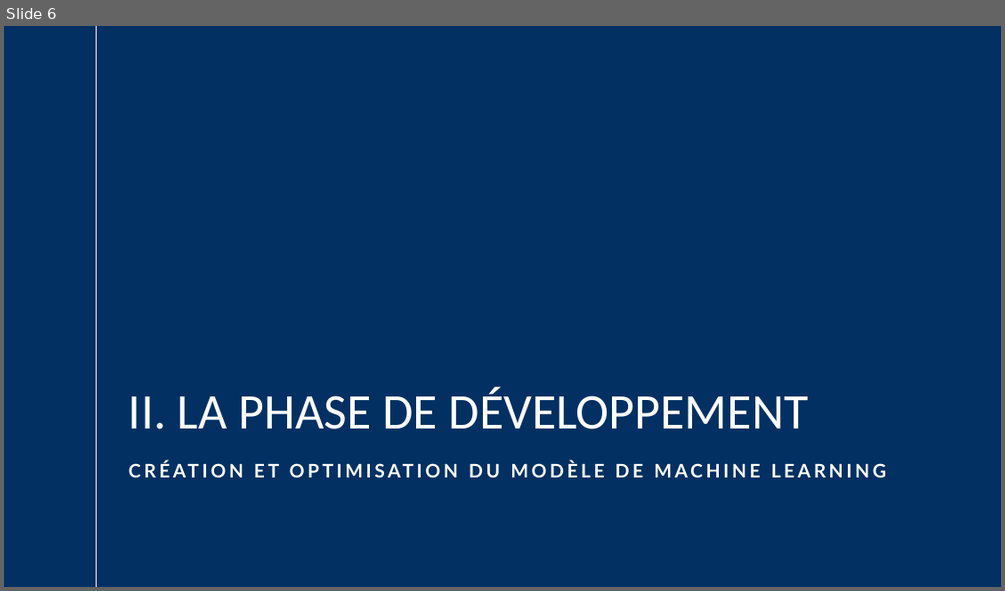
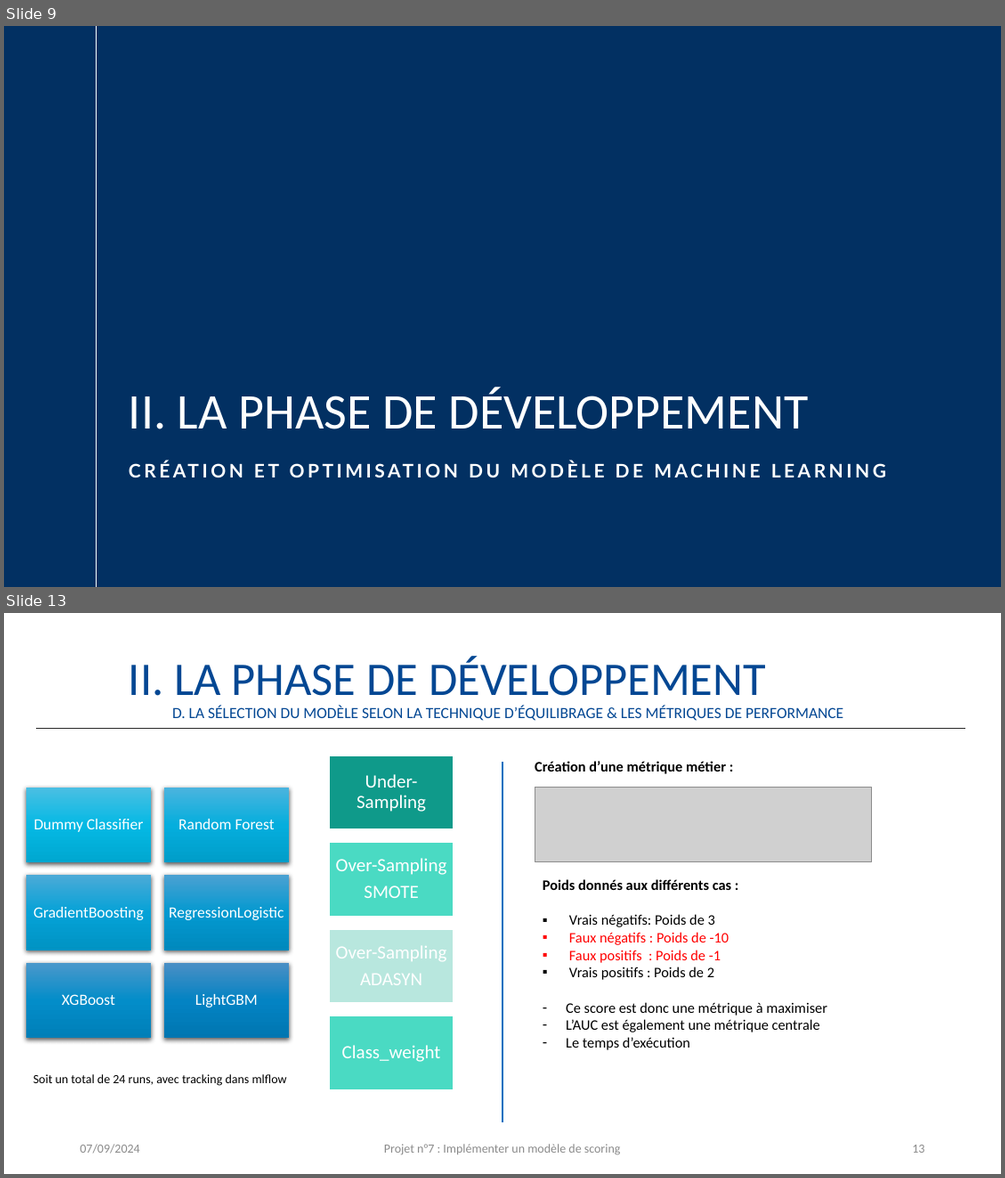
Before and after one commit to JustinVqr/P7_ScoringModel, a slide deck: présentation/Vacquerie_Justin_4_présentation_092024.pptx. Shown one above the other, each under a label of ours: slide 6 before the commit, slides 9 and 13 after it; the slides between them are not shown. The pictures are 1005x591 and 1005x1178 pixels, drawn with LibreOffice and Linux fonts; fonts in the diff are those of the drawing; grey boxes stand for pictures; background and template pictures are left out. Boxes give left, top, right and bottom in pixels: in the first picture for what was removed or moved away, otherwise in the second. Text is boxed around its words. In the diff, an @@ line names an element or a change of style, - is before the commit and + after.

```diff
--- a/présentation/Vacquerie_Justin_4_présentation_092024.pptx
+++ b/présentation/Vacquerie_Justin_4_présentation_092024.pptx
@@ slide 13 added at [4,613,1001,1174], background #FFFFFF @@
@@ text added at [129,656,766,706], 45 pt, text #034793 @@
+II. LA PHASE DE DÉVELOPPEMENT
@@ text added at [172,706,843,721], 15 pt, text #034793 @@
+D. LA SÉLECTION DU MODÈLE SELON LA TECHNIQUE D’ÉQUILIBRAGE & LES MÉTRIQUES DE PERFORMANCE
@@ line added from (36, 723) to (36, 723), #262626 1 pt @@
@@ line added from (36, 728) to (966, 728), #262626 1 pt @@
@@ line added from (502, 762) to (502, 1122), #0070C0 1.5 pt @@
@@ text added at [534,761,726,774], 14 pt, text #000000, bold @@
+Création d’une métrique métier :
@@ picture added at [535,787,872,861] @@
@@ text added at [542,879,827,1050], 14 pt, text #000000 @@
+Poids donnés aux différents cas :
+▪ Vrais négatifs: Poids de 3
+▪ Faux négatifs : Poids de -10
+▪ Faux positifs : Poids de -1
+▪ Vrais positifs : Poids de 2
+– Ce score est donc une métrique à maximiser
+– L’AUC est également une métrique centrale
+– Le temps d’exécution
@@ group added at [25,787,290,1038]: 6 rectangles, 6 texts @@
+Dummy Classifier
+Random Forest
+GradientBoosting
+RegressionLogistic
+XGBoost
+LightGBM
@@ group added at [329,755,453,1091]: 4 rectangles, 4 texts @@
+Under-Sampling
+Over-Sampling
+SMOTE
+Over-Sampling
+ADASYN
+Class_weight
@@ text added at [33,1074,287,1086], 12 pt, text #000000 @@
+Soit un total de 24 runs, avec tracking dans mlflow
@@ text added at [80,1143,139,1153], 12 pt, text #8C8C8C @@
+07/09/2024
@@ text added at [384,1143,621,1155], 12 pt, text #8C8C8C @@
+Projet n°7 : Implémenter un modèle de scoring
@@ page number added at [912,1144,924,1152], 12 pt, text #8C8C8C @@
+13
@@ what was slide 6 is now slide 9 @@
```
Also in this commit, not shown: 16 slides changed, 10 other slides added, 1 other file.
